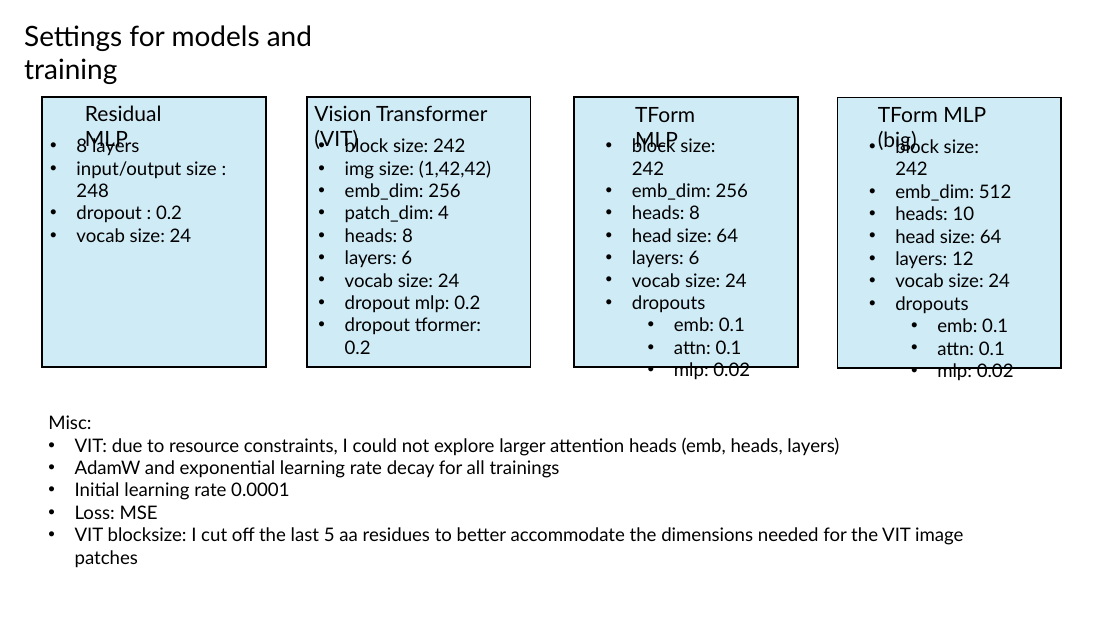
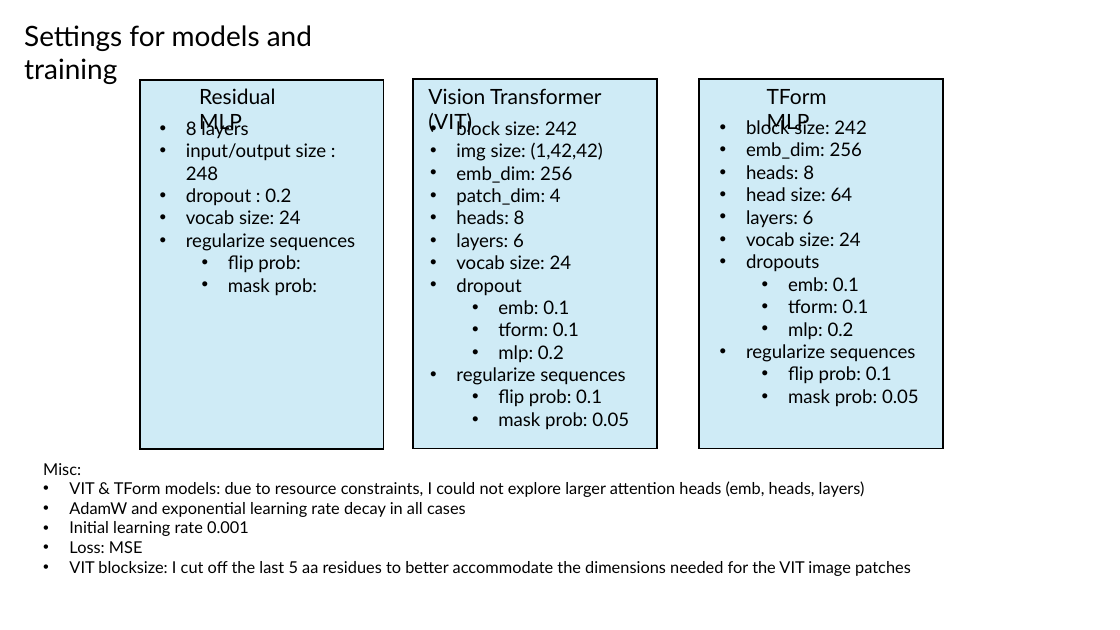
Before and after one commit to planaria158/BERT-antibody-antigen-binding-energy, a slide deck: slide 13 of Homework-aAlphaBio.pptx. Drawn at 1120x630 pixels with LibreOffice and Linux fonts; fonts in the diff are those of the drawing. Boxes give left, top, right and bottom in pixels: in the first picture for what was removed or moved away, otherwise in the second. Text is boxed around its words. In the diff, an @@ line names an element or a change of style, - is before the commit and + after.

```diff
--- a/Homework-aAlphaBio.pptx
+++ b/Homework-aAlphaBio.pptx
@@ rectangle: place and size @@
-rectangle at (42,97,266,367)
+rectangle at (139,80,383,450)
@@ text "Residual MLP": place and size @@
-text "Residual MLP" at (85,105,162,151)
+text "Residual MLP" at (199,88,276,134)
@@ rectangle: place and size @@
-rectangle at (307,97,530,367)
+rectangle at (413,79,657,449)
@@ text "Vision Transformer (VIT)": place and size @@
-text "Vision Transformer (VIT)" at (314,105,487,151)
+text "Vision Transformer (VIT)" at (428,88,601,134)
@@ rectangle: place and size @@
-rectangle at (838,97,1061,368)
+rectangle at (699,79,943,449)
@@ text "TForm MLP": place and size @@
-text "TForm MLP" at (635,107,695,152)
+text "TForm MLP" at (767,89,827,134)
@@ text "8 layers": place and size @@
-text "8 layers" at (76,136,217,242)
+text "8 layers" at (186,119,355,296)
@@ text "block size: 242": place and size @@
-text "block size: 242" at (345,136,491,354)
+text "block size: 242" at (456,119,629,430)
@@ rectangle removed at (575,97,798,367) @@
@@ text "block size: 242": place and size @@
-text "block size: 242" at (632,136,750,380)
+text "block size: 242" at (746,118,919,407)
@@ text removed at (878,107,986,152) @@
-TForm MLP (big)
@@ text removed at (895,137,1014,381) @@
-• block size: 242
-• emb_dim: 512
-• heads: 10
-• head size: 64
-• layers: 12
-• vocab size: 24
-• dropouts
-  • emb: 0.1
-  • attn: 0.1
-  • mlp: 0.02
@@ text at (186,233,355,296): paragraphs added @@
+• regularize sequences
+  • flip prob:
+  • mask prob:
@@ text at (456,278,629,430): text changed @@
-• dropout mlp: 0.2
-• dropout tformer: 0.2
+• dropout
+  • emb: 0.1
+  • tform: 0.1
+  • mlp: 0.2
+• regularize sequences
+  • flip prob: 0.1
+  • mask prob: 0.05
@@ text at (746,299,919,407): text changed @@
-  • attn: 0.1
-  • mlp: 0.02
+  • tform: 0.1
+  • mlp: 0.2
+• regularize sequences
+  • flip prob: 0.1
+  • mask prob: 0.05
@@ text "Misc:": place and size @@
-text "Misc:" at (48,415,963,545)
+text "Misc:" at (43,463,911,576)
@@ text at (43,463,911,576): size 16 to 14 pt in "Misc:", "Loss: MSE", "VIT blocksize: I cut off the last ..." @@
@@ text at (69,481,865,536): text changed; size 16 to 14 pt @@
-• VIT: due to resource constraints, I could not explore larger attention heads (emb, heads, layers)
-• AdamW and exponential learning rate decay for all trainings
-• Initial learning rate 0.0001
+• VIT & TForm models: due to resource constraints, I could not explore larger attention heads (emb, heads, layers)
+• AdamW and exponential learning rate decay in all cases
+• Initial learning rate 0.001
```
Also in this commit, not shown: 1 other slide changed, 3 slides added, 1 slide removed.
